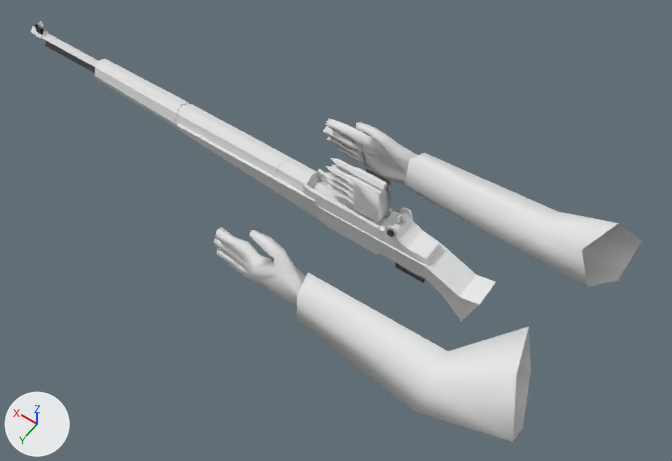
What one commit did to the Blender file source/models/weapons/garand/v_garand/mesh.blend.
Both versions are drawn from a 50 mm lens placed at (-28.4, 68.1, 104.6), pointed at (25.7, -7.6, -14.3). The lights are fixed; the arrows at lower left show +X, +Y and +Z.

Names of what the first picture shows: 'nzp_hands.ms3d.mo'.
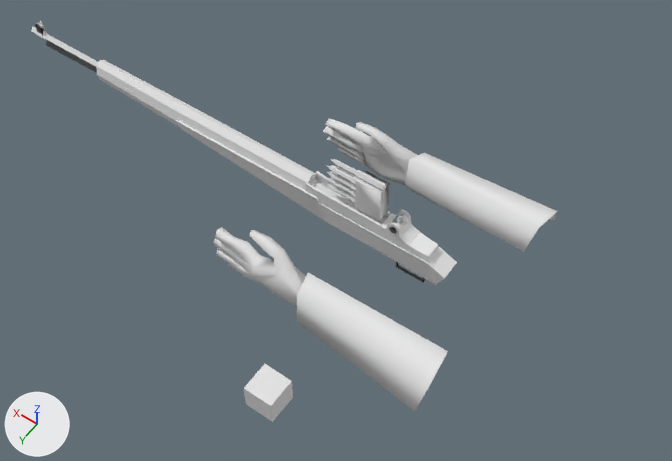
Changed parts and their boxes [x1, y1, x2, y2] in the pictures (672 x 461 px; the box of a moved part takes in the faces that stretch with it):
```json
{"object": "nzp_hands.ms3d.mo", "change": "reshaped", "before": [31, 21, 642, 442], "after": [31, 21, 558, 411], "on screen": "14% narrower, 7% shorter"}
{"object": "ARMSCubicInch", "change": "added", "after": [244, 364, 293, 422]}
{"part": 1, "of": "me_nzp_hands_ms3d_m", "change": "moved or reshaped", "before": [331, 164, 373, 186], "after": [330, 165, 371, 185]}
{"part": 2, "of": "me_nzp_hands_ms3d_m", "change": "rebuilt", "before": [177, 124, 496, 321], "after": [176, 120, 457, 285], "on screen": "12% narrower, 16% shorter"}
{"part": 3, "of": "me_nzp_hands_ms3d_m", "change": "rebuilt", "before": [353, 169, 391, 222], "after": [355, 171, 390, 220], "on screen": "8% narrower, 7% shorter"}
{"part": 4, "of": "me_nzp_hands_ms3d_m", "change": "rebuilt", "before": [308, 177, 388, 226], "after": [310, 179, 386, 225], "on screen": "6% shorter"}
{"part": 5, "of": "me_nzp_hands_ms3d_m", "change": "moved or reshaped", "before": [31, 23, 440, 265], "after": [31, 23, 439, 262]}
{"part": 6, "of": "me_nzp_hands_ms3d_m", "change": "deleted", "before": [415, 211, 642, 442]}
```

The change, as JSON lines over the scene's bpy script:
```json
{"block": "me_nzp_hands_ms3d_m", "where": "# used by ob_nzp_hands_ms3d_mo; parent = None; location = (6.07, -1.129, -0.068)"}
{"op": "remove", "block": "me_nzp_hands_ms3d_m", "code": "me_nzp_hands_ms3d_m.from_pydata(...)  # 709 vertices, 824 faces, 1 loose edge; spans x -23.5..81.3, y -18.9..18.9, z -11.4..9.5"}
{"op": "add", "block": "me_nzp_hands_ms3d_m", "code": "me_nzp_hands_ms3d_m.from_pydata(...)  # 598 vertices, 641 faces, 4 loose edges; spans x -11.4..81.3, y -18.9..18.9, z -9.6..6.5"}
{"block": "me_nzp_hands_ms3d_m", "change": "me_nzp_hands_ms3d_m part 1: the loose piece of 9 vertices spanning x 11.4..18.8, y -4.3..-3.5, z 4.1..5.0 is scaled about its middle by (1, 0.738, 1), then moved by (0.0, 0.2, 0.0)"}
{"block": "me_nzp_hands_ms3d_m", "change": "me_nzp_hands_ms3d_m part 2: the loose piece of 37 vertices spanning x -8.8..46.6, y -5.8..-0.8, z -11.4..-1.3 is rebuilt with 16 vertices and now spans x -2.7..47.3, y -5.2..-1.5, z -6.9..-1.3"}
{"block": "me_nzp_hands_ms3d_m", "change": "me_nzp_hands_ms3d_m part 3: the loose piece of 20 vertices spanning x 8.9..13.1, y -4.8..-1.7, z 0.5..6.5 is rebuilt with 20 vertices and now spans x 8.9..13.1, y -4.4..-2.1, z 0.5..6.5"}
{"block": "me_nzp_hands_ms3d_m", "change": "me_nzp_hands_ms3d_m part 4: the loose piece of 16 vertices spanning x 8.2..22.2, y -4.9..-1.5, z -3.2..-0.4 is rebuilt with 15 vertices and now spans x 8.2..21.8, y -4.5..-2.0, z -3.2..-0.4"}
{"block": "me_nzp_hands_ms3d_m", "change": "me_nzp_hands_ms3d_m part 5: 47 vertices moved from x 6.4..81.3, y -6.9..-1.6, z -2.4..6.5 to x 6.2..81.3, y -6.2..-2.1, z -2.5..6.5; 251 vertices removed from x 0.2..81.3, y -7.2..-1.2, z -4.3..6.5; 172 vertices added at x 0.2..78.6, y -6.2..-1.7, z -3.6..6.3"}
{"block": "me_nzp_hands_ms3d_m", "change": "me_nzp_hands_ms3d_m part 6: 12 vertices removed from x -23.5..-9.7, y -18.2..18.2, z -4.9..9.5"}
{"op": "add", "block": "me_cube_001", "code": ["me_cube_001 = bpy.data.meshes.new('Cube.001')", "me_cube_001.from_pydata(...)  # a box spanning x -1.0..1.0, y -1.0..1.0, z -1.0..1.0"]}
{"op": "add", "block": "ob_armscubicinch", "code": ["ob_armscubicinch = bpy.data.objects.new('ARMSCubicInch', me_cube_001)", "ob_armscubicinch.location = (24.3, 13.7, -35.1)", "ob_armscubicinch.scale = (2.83, 2.83, 2.83)"]}
```
